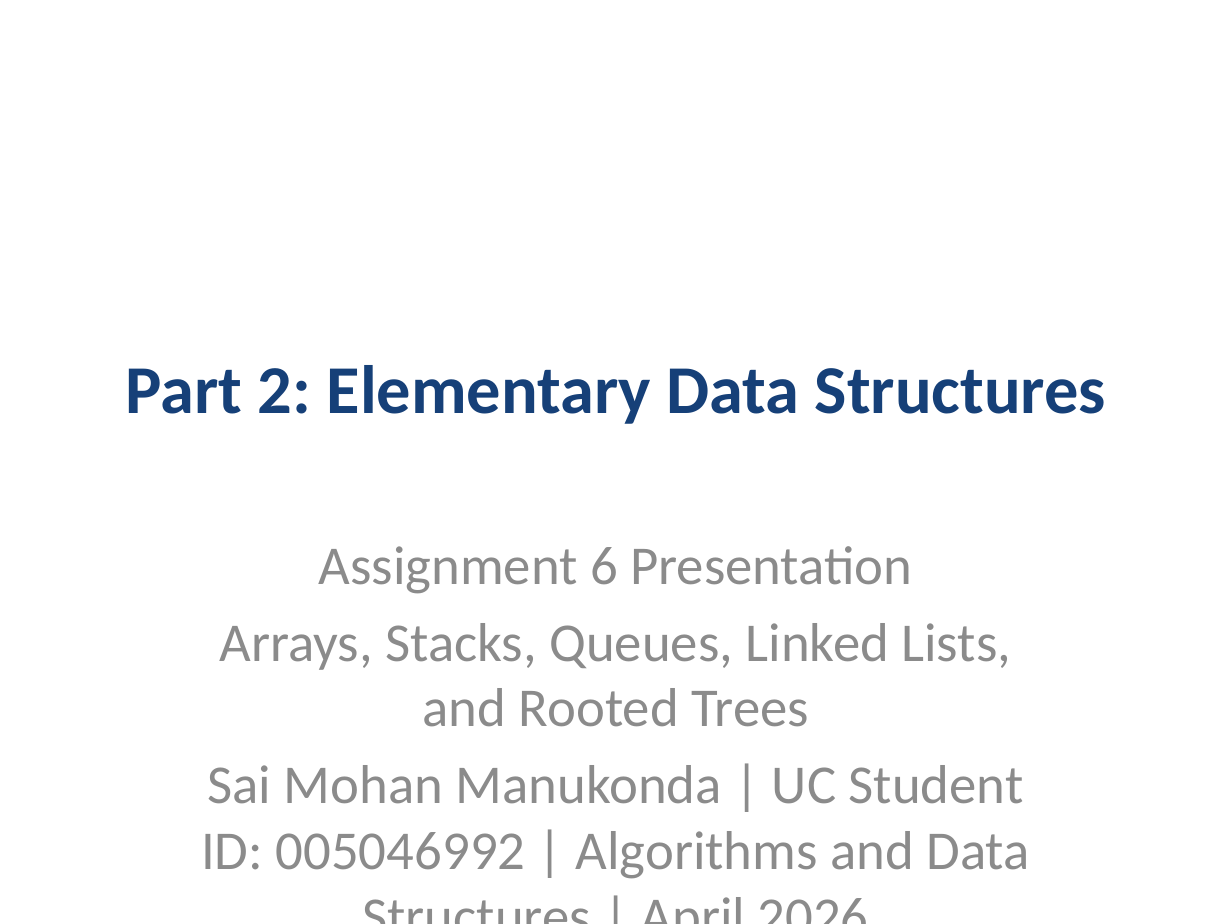
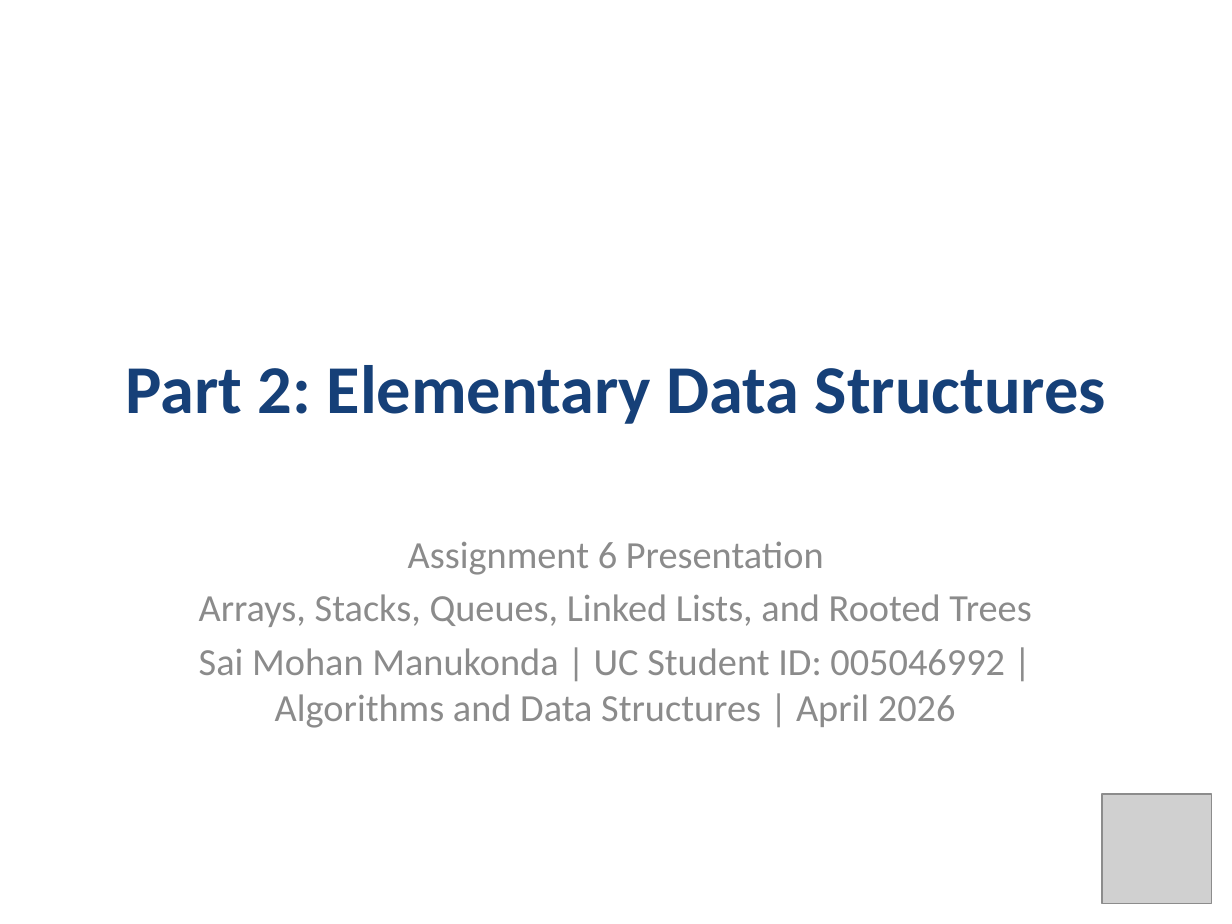
Before and after one commit to smanukonda46992/optimization_technique_and_implementation_project_report_1, a slide deck: slide 1 of Part2_Elementary_Data_Structures_Presentation.pptx. Drawn at 1232x924 pixels with LibreOffice and Linux fonts; fonts in the diff are those of the drawing; grey boxes stand for pictures. Boxes give left, top, right and bottom in pixels: in the first picture for what was removed or moved away, otherwise in the second. Text is boxed around its words. In the diff, an @@ line names an element or a change of style, - is before the commit and + after.

```diff
--- a/Part2_Elementary_Data_Structures_Presentation.pptx
+++ b/Part2_Elementary_Data_Structures_Presentation.pptx
@@ subtitle "Assignment 6 Presentation" at (199, 541, 1031, 728): size 32 to 22.4 pt; less space between paragraphs @@
@@ picture added at (1101, 793, 1211, 903) @@
```
Also in this commit, not shown: 8 other slides changed.
